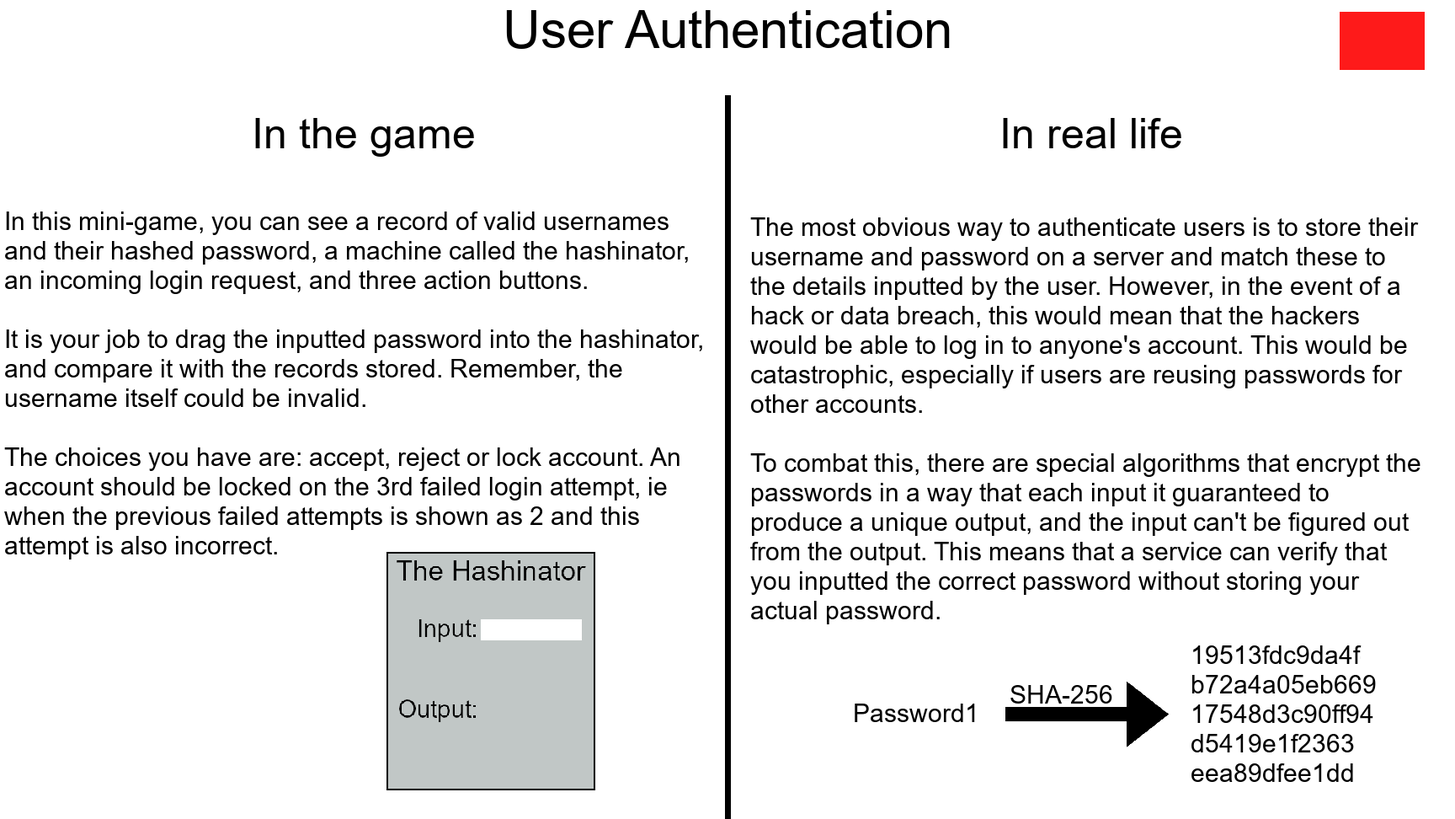
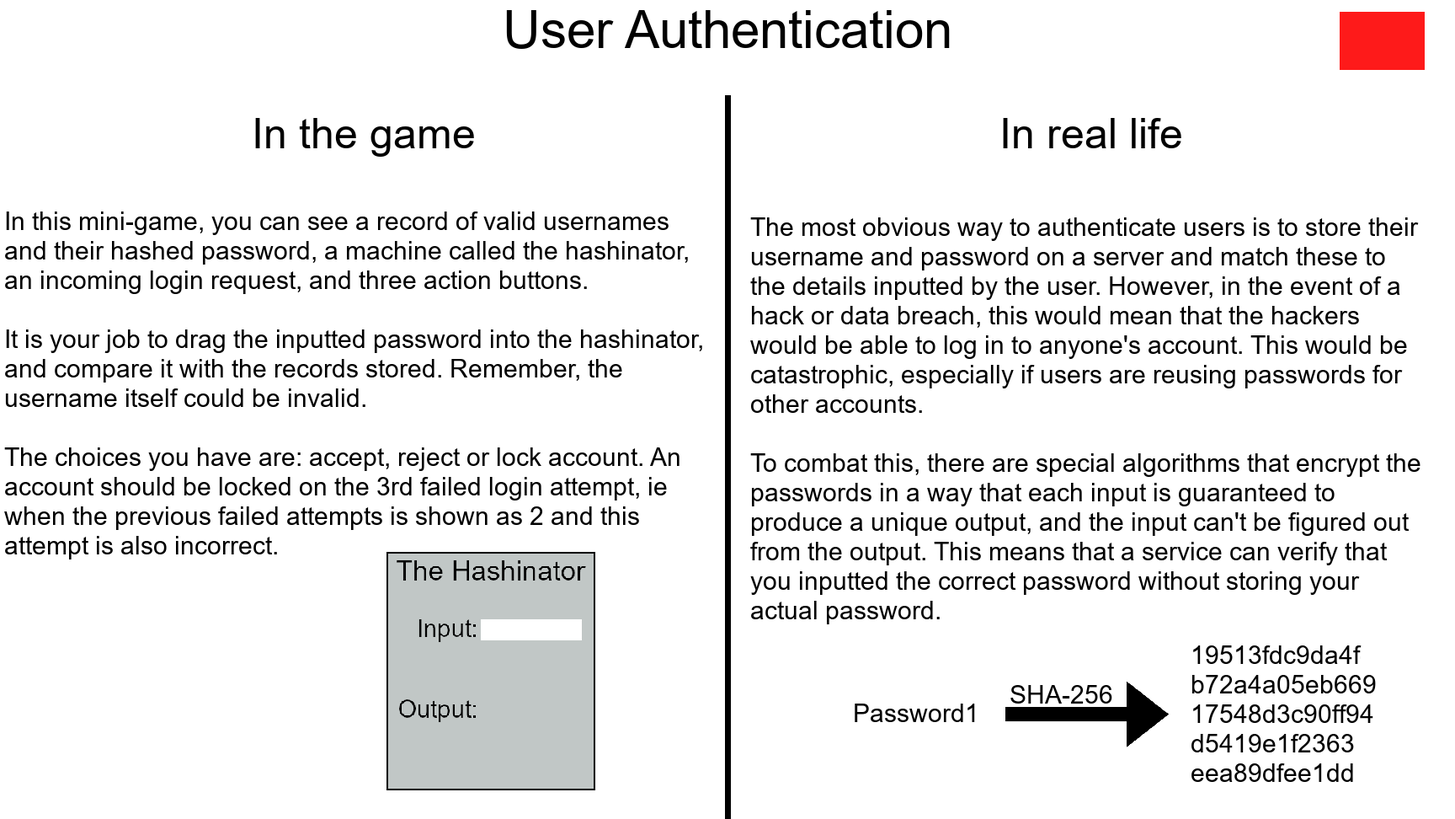
Comparing the layer stacks of the two w=1455, h=819 images. Changes:
painted on "The most obvious way to authen..." over (1158, 482, 1335, 507)
